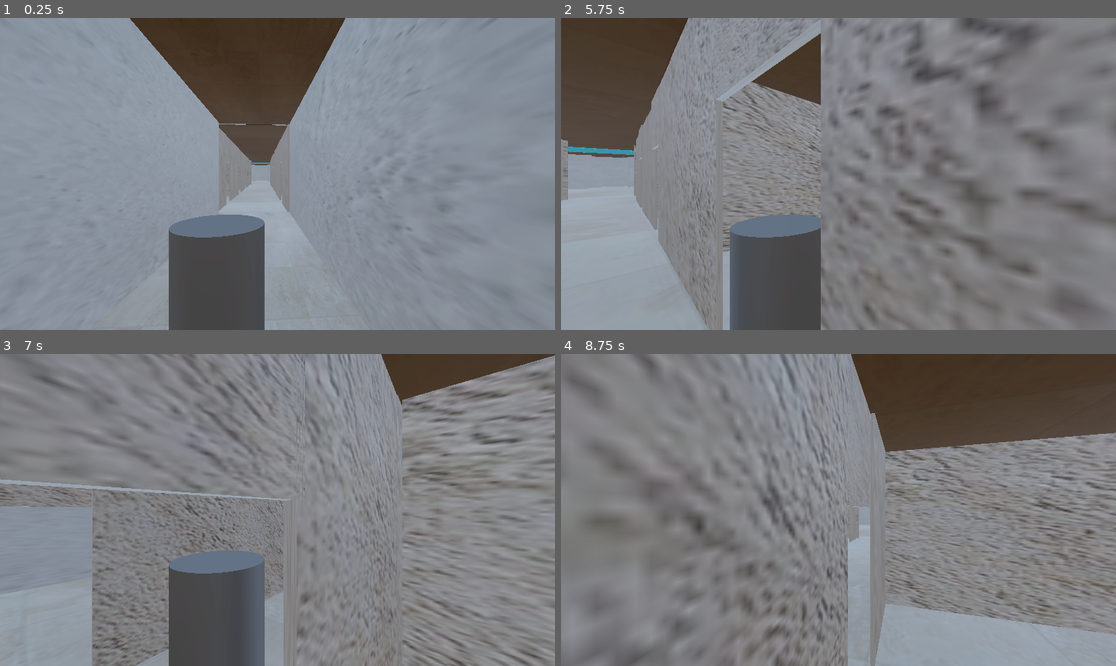
Above: before the commit, frames 1-4 (two rows, left to right).
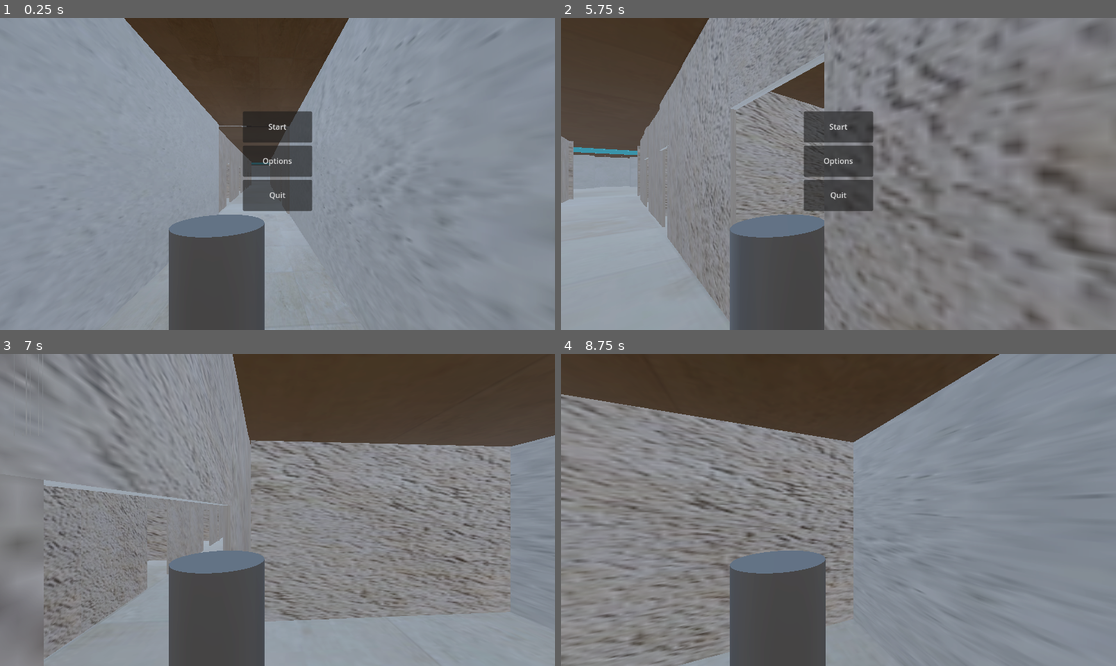
Above: after the commit, the same moments.

Repository: sporta3/Escape-the-mall
Game: Godot game, scene res://Scenes/Main.tscn
Two runs of this game, one before a commit and one after it. Both use one fixed random seed, a clock stepped at 60 frames per second and the inputs below.
Inputs (mouse positions are in pixels of both pictures, inside the frame that each line leads up to):
- Up to frame 1 (0.25 s): no input
- Up to frame 2 (5.75 s): click (838, 161) at 0.5 s, where only the run after the commit has a clickable "Options"; click (838, 127) at 1.25 s, where only the run after the commit has a clickable "Start"; tap Enter (ui_accept) at 2, 2.27, 3.02, 4.52, 5.27 s; move the mouse to (866, 174) at 2.02 s; hold Up (ui_up) from 2.03 s (still down); move the mouse to (810, 174) at 2.77 s; move the mouse to (849, 167) at 3.52 s; move the mouse to (832, 180) at 4.27 s; move the mouse to (877, 177) at 5.02 s; tap Escape (ui_cancel) at 5.65 s
- Up to frame 3 (7 s): release Up (ui_up) at 5.75 s; click (277, 463) at 5.75 s, where only the run after the commit has a clickable "Start"; tap Enter (ui_accept) at 6.5, 6.77 s; move the mouse to (233, 506) at 6.52 s; hold Up (ui_up) from 6.53 s (still down)
- Up to frame 4 (8.75 s): move the mouse to (844, 510) at 7.27 s; move the mouse to (816, 503) at 8.02 s; release Up (ui_up) at 8.03 s; hold Right (ui_right) from 8.03 s (still down); tap Enter (ui_accept) at 8.27 s

The runs differ from the first frame. In frame 1, 4.2% of the frame differs, in the area x 22-86%, y 0-96%; in frame 2, 18%; in frame 3, 39%; in frame 4, 44%, in the area x 0-100%, y 0-100%.

Commit message:
startmenu gemaakt alleen options nog niet toegevoegt

Diff:
--- a/escape-the-mall/Scenes/Main.tscn
+++ b/escape-the-mall/Scenes/Main.tscn
@@ -1,6 +1,8 @@
-[gd_scene load_steps=6 format=3 uid="uid://c1eyumc3h1lbi"]
+[gd_scene load_steps=8 format=3 uid="uid://c1eyumc3h1lbi"]
 
 [ext_resource type="PackedScene" uid="uid://dowfypc47gl4c" path="res://Scenes/mall_v_2.tscn" id="1_idj7w"]
+[ext_resource type="PackedScene" uid="uid://gsu4ubcccugu" path="res://Scenes/start_menu.tscn" id="1_kln2b"]
+[ext_resource type="Script" uid="uid://ds8m0arnqo3j5" path="res://Scenes/main.gd" id="1_rgh2o"]
 [ext_resource type="PackedScene" uid="uid://bgvssattc00nk" path="res://Scenes/TestPlayer.tscn" id="2_kln2b"]
 
 [sub_resource type="ProceduralSkyMaterial" id="ProceduralSkyMaterial_idj7w"]
@@ -17,6 +19,7 @@
 glow_enabled = true
 
 [node name="Main" type="Node3D"]
+script = ExtResource("1_rgh2o")
 
 [node name="DirectionalLight3D" type="DirectionalLight3D" parent="."]
 transform = Transform3D(-0.866023, -0.433016, 0.250001, 0.0622601, 0.402717, 0.913205, -0.496112, 0.806422, -0.321803, -3.48329, 3.7694, -1.15972)
@@ -29,7 +32,7 @@
 
 [node name="Pauze menu" type="Node3D" parent="Menu"]
 
-[node name="Start menu" type="Node3D" parent="Menu"]
+[node name="Start menu" parent="Menu" instance=ExtResource("1_kln2b")]
 
 [node name="End menu" type="Node3D" parent="Menu"]
 
--- /dev/null
+++ b/escape-the-mall/Scenes/main.gd
@@ -0,0 +1,33 @@
+extends Node3D
+
+@onready var startMenu := $Menu/"Start menu"/CanvasLayer/Control
+@onready var pauzeMenu := $Menu/"Start menu"/CanvasLayer/Control
+@onready var endMenu := $Menu/"Start menu"/CanvasLayer/Control
+var GameStarted = false
+var alive = true
+# Called when the node enters the scene tree for the first time.
+func _ready() -> void:
+	toggle_pause()
+
+
+# Called every frame. 'delta' is the elapsed time since the previous frame.
+func _process(delta: float) -> void:
+	pass
+
+func _unhandled_input(event: InputEvent) -> void:
+	if event.is_action_pressed("ui_cancel"):
+		toggle_pause()
+
+func toggle_pause():
+	var paused := get_tree().paused
+	get_tree().paused = !paused
+	if !GameStarted:
+		startMenu.visible = !paused
+	if GameStarted:
+		pauzeMenu.visable = !paused
+	if !alive && GameStarted:
+		endMenu.visable = !paused
+	if get_tree().paused:
+		Input.mouse_mode = Input.MOUSE_MODE_VISIBLE
+	else:
+		Input.mouse_mode = Input.MOUSE_MODE_CAPTURED
--- /dev/null
+++ b/escape-the-mall/Scenes/startMenuConrol.gd
@@ -0,0 +1,22 @@
+extends Control
+
+
+# Called when the node enters the scene tree for the first time.
+func _ready() -> void:
+	pass # Replace with function body.
+
+
+# Called every frame. 'delta' is the elapsed time since the previous frame.
+func _process(delta: float) -> void:
+	pass
+
+
+func _on_start_pressed() -> void:
+	visible = false
+	get_tree().paused = false
+	Input.mouse_mode = Input.MOUSE_MODE_CAPTURED
+
+
+
+func _on_quit_pressed() -> void:
+	get_tree().quit()
--- /dev/null
+++ b/escape-the-mall/Scenes/start_menu.tscn
@@ -0,0 +1,42 @@
+[gd_scene load_steps=2 format=3 uid="uid://gsu4ubcccugu"]
+
+[ext_resource type="Script" uid="uid://dph0r5hwnq7bm" path="res://Scenes/startMenuConrol.gd" id="1_juhg0"]
+
+[node name="Start menu" type="Node3D"]
+process_mode = 2
+
+[node name="CanvasLayer" type="CanvasLayer" parent="."]
+process_mode = 2
+
+[node name="Control" type="Control" parent="CanvasLayer"]
+layout_mode = 3
+anchors_preset = 0
+offset_right = 1155.0
+offset_bottom = 653.0
+script = ExtResource("1_juhg0")
+metadata/_edit_use_anchors_ = true
+
+[node name="start" type="Button" parent="CanvasLayer/Control"]
+layout_mode = 0
+offset_left = 504.0
+offset_top = 194.4
+offset_right = 648.0
+offset_bottom = 259.2
+text = "Start"
+
+[node name="options" type="Button" parent="CanvasLayer/Control"]
+offset_left = 504.0
+offset_top = 265.2
+offset_right = 648.0
+offset_bottom = 330.0
+text = "Options"
+
+[node name="quit" type="Button" parent="CanvasLayer/Control"]
+offset_left = 504.0
+offset_top = 336.0
+offset_right = 648.0
+offset_bottom = 400.8
+text = "Quit"
+
+[connection signal="pressed" from="CanvasLayer/Control/start" to="CanvasLayer/Control" method="_on_start_pressed"]
+[connection signal="pressed" from="CanvasLayer/Control/quit" to="CanvasLayer/Control" method="_on_quit_pressed"]
--- a/escape-the-mall/project.godot
+++ b/escape-the-mall/project.godot
@@ -37,3 +37,8 @@
 "events": [Object(InputEventKey,"resource_local_to_scene":false,"resource_name":"","device":-1,"window_id":0,"alt_press …(191 unchanged characters)…
 ]
 }
+pauze={
+"deadzone": 0.2,
+"events": [Object(InputEventKey,"resource_local_to_scene":false,"resource_name":"","device":-1,"window_id":0,"alt_pressed":false,"shift_pressed":false,"ctrl_pressed":false,"meta_pressed":false,"pressed":false,"keycode":0,"physical_keycode":4194305,"key_label":0,"unicode":0,"location":0,"echo":false,"script":null)
+]
+}
Not shown, added: escape-the-mall/Scenes/main.gd.uid
Not shown, added: escape-the-mall/Scenes/startMenuConrol.gd.uid
